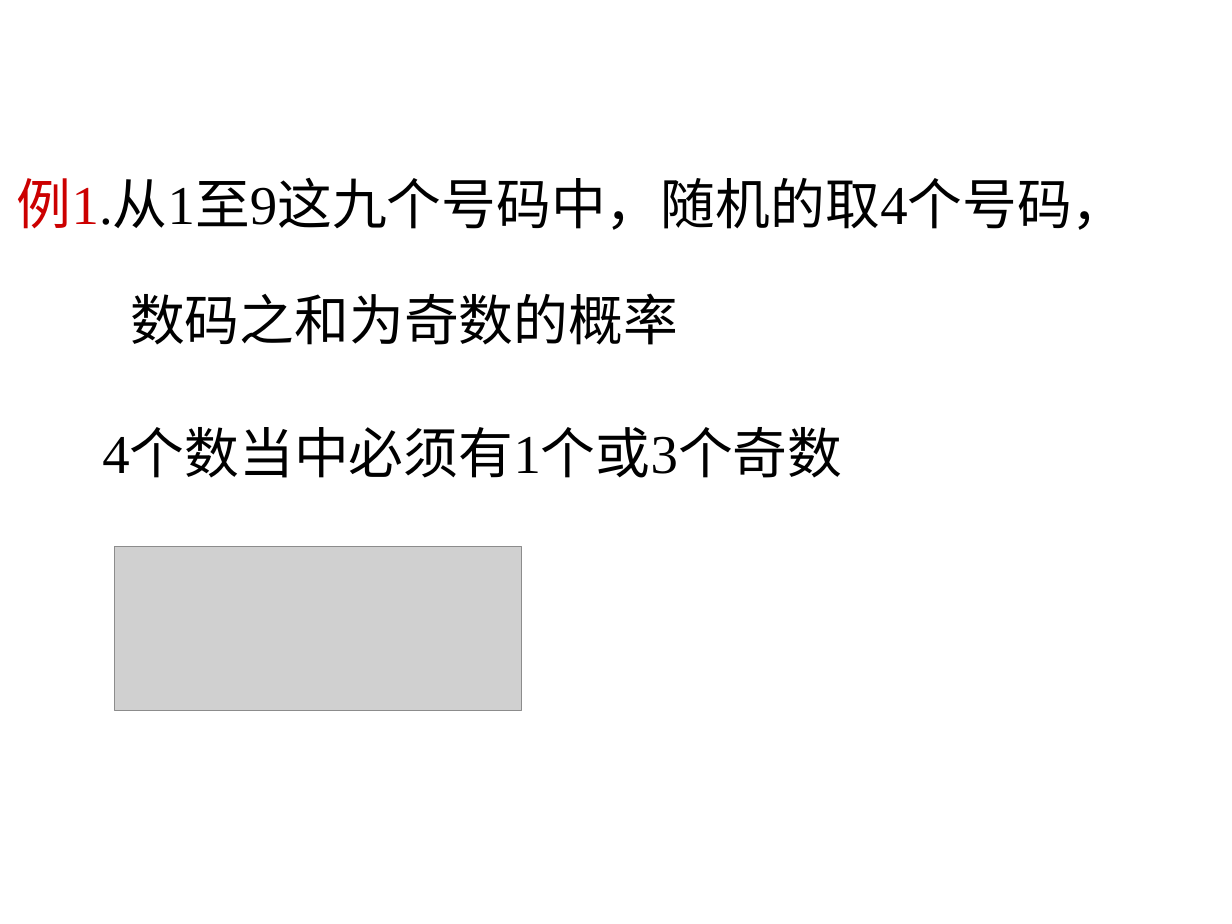
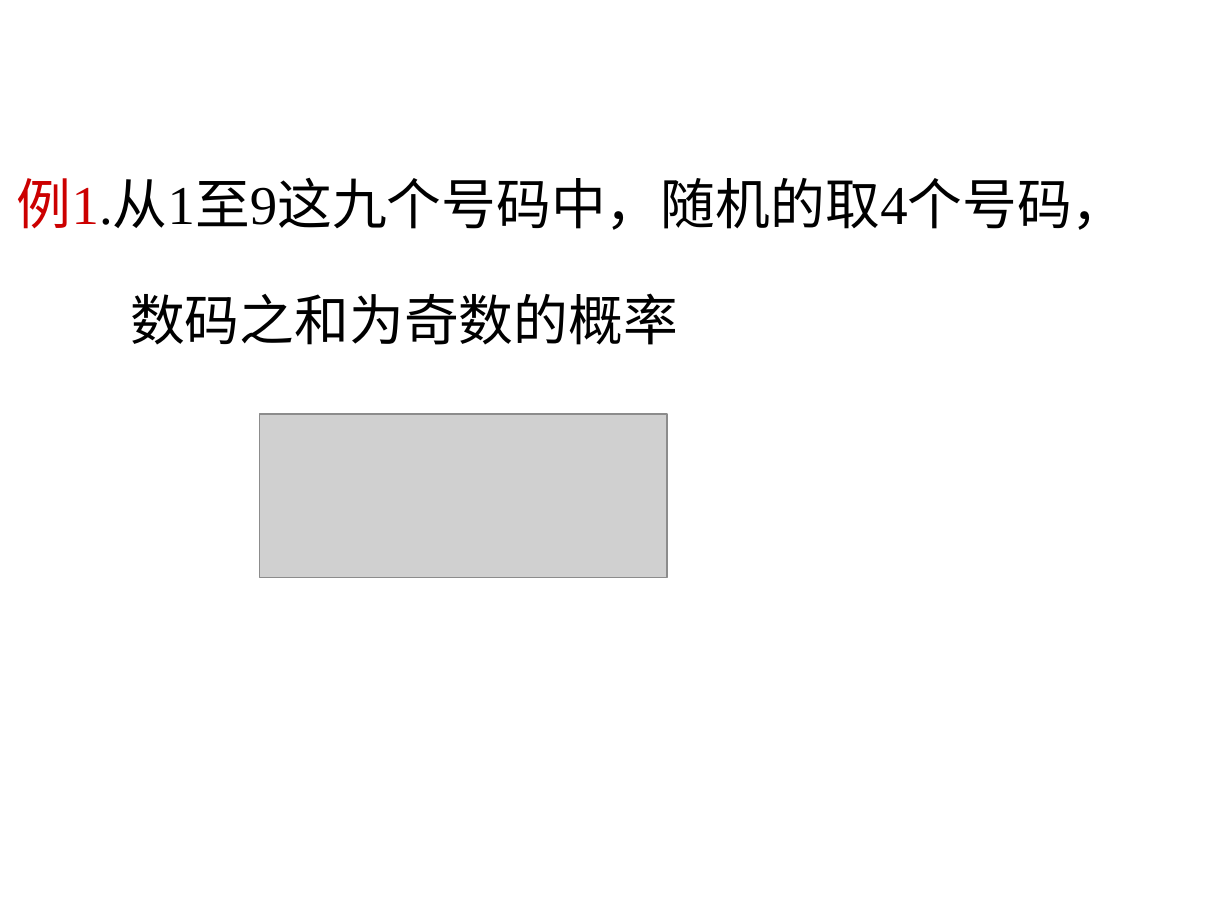
Before and after one commit to scistats/scistats.github.io, a slide deck: slide 5 of ppts/probability/01.2.ppt. Drawn at 1232x924 pixels with LibreOffice and Linux fonts; fonts in the diff are those of the drawing; grey boxes stand for pictures. Boxes give left, top, right and bottom in pixels: in the first picture for what was removed or moved away, otherwise in the second. Text is boxed around its words. In the diff, an @@ line names an element or a change of style, - is before the commit and + after.

```diff
--- a/ppts/probability/01.2.ppt
+++ b/ppts/probability/01.2.ppt
@@ picture: place and size @@
-picture at (115, 547, 522, 711)
+picture at (260, 414, 668, 578)
@@ text removed at (102, 431, 842, 478) @@
-4个数当中必须有1个或3个奇数
```
Also in this commit, not shown: 1 other slide changed, 6 other files.
